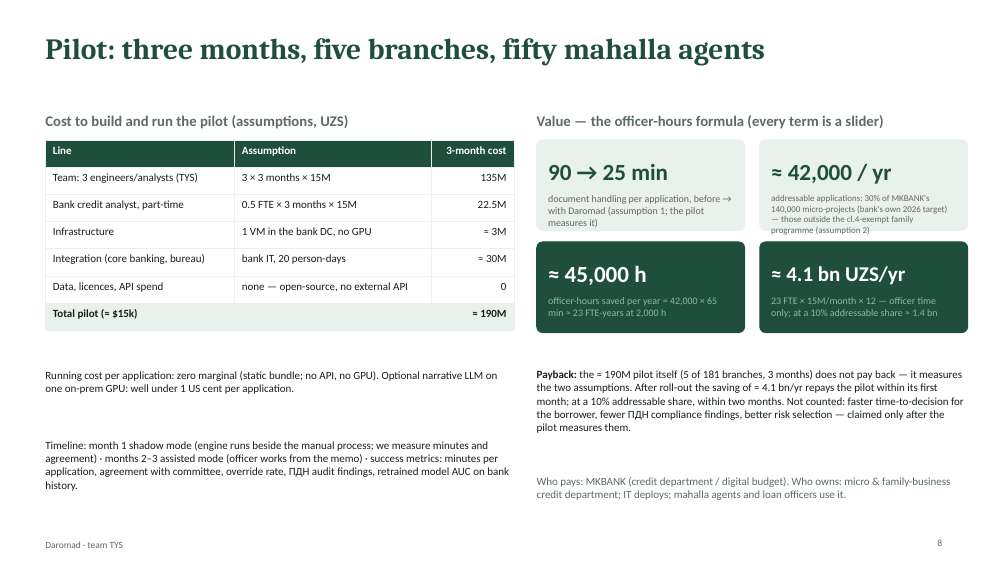
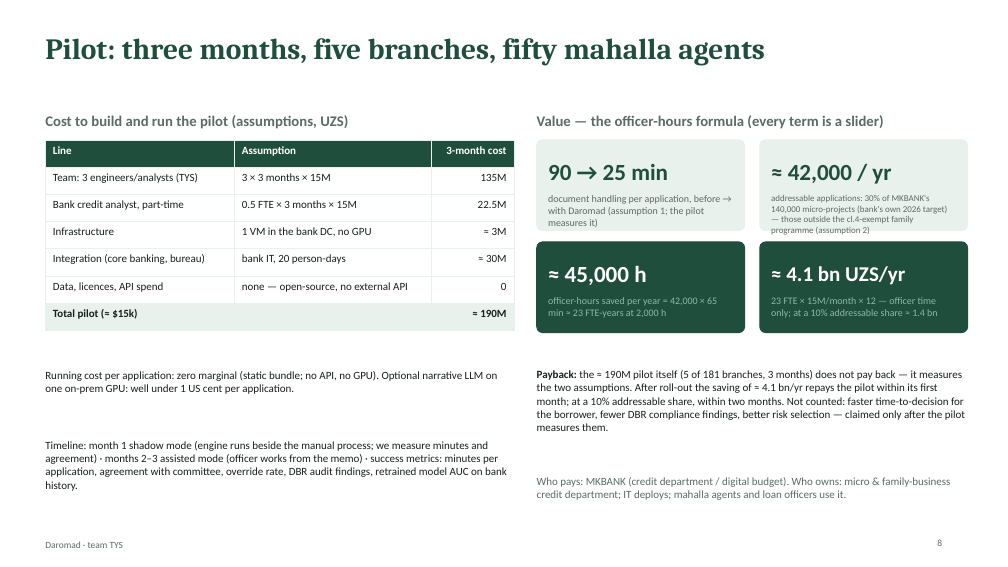
Before and after one commit to hmunisbekk-droid/TYS-fintech, a slide deck: slide 8 of deck/Daromad_TYS_deck.pptx. Drawn at 1008x567 pixels with LibreOffice and Linux fonts; fonts in the diff are those of the drawing. Boxes give left, top, right and bottom in pixels: in the first picture for what was removed or moved away, otherwise in the second. Text is boxed around its words. In the diff, an @@ line names an element or a change of style, - is before the commit and + after.

```diff
--- a/deck/Daromad_TYS_deck.pptx
+++ b/deck/Daromad_TYS_deck.pptx
@@ text at <box>537,370,965,431</box>: text changed @@
-Payback: the ≈ 190M pilot itself (5 of 181 branches, 3 months) does not pay back — it measures the two assumptions. After roll-out the saving of ≈ 4.1 bn/yr repays the pilot within its first month; at a 10% addressable share, within two months. Not counted: faster time-to-decision for the borrower, fewer ПДН compliance findings, better risk selection — claimed only after the pilot measures them.
+Payback: the ≈ 190M pilot itself (5 of 181 branches, 3 months) does not pay back — it measures the two assumptions. After roll-out the saving of ≈ 4.1 bn/yr repays the pilot within its first month; at a 10% addressable share, within two months. Not counted: faster time-to-decision for the borrower, fewer DBR compliance findings, better risk selection — claimed only after the pilot measures them.
@@ text at <box>45,441,507,491</box>: text changed @@
-Timeline: month 1 shadow mode (engine runs beside the manual process; we measure minutes and agreement) · months 2–3 assisted mode (officer works from the memo) · success metrics: minutes per application, agreement with committee, override rate, ПДН audit findings, retrained model AUC on bank history.
+Timeline: month 1 shadow mode (engine runs beside the manual process; we measure minutes and agreement) · months 2–3 assisted mode (officer works from the memo) · success metrics: minutes per application, agreement with committee, override rate, DBR audit findings, retrained model AUC on bank history.
```
Also in this commit, not shown: 7 other slides changed, 3 slides removed, 20 other files.
